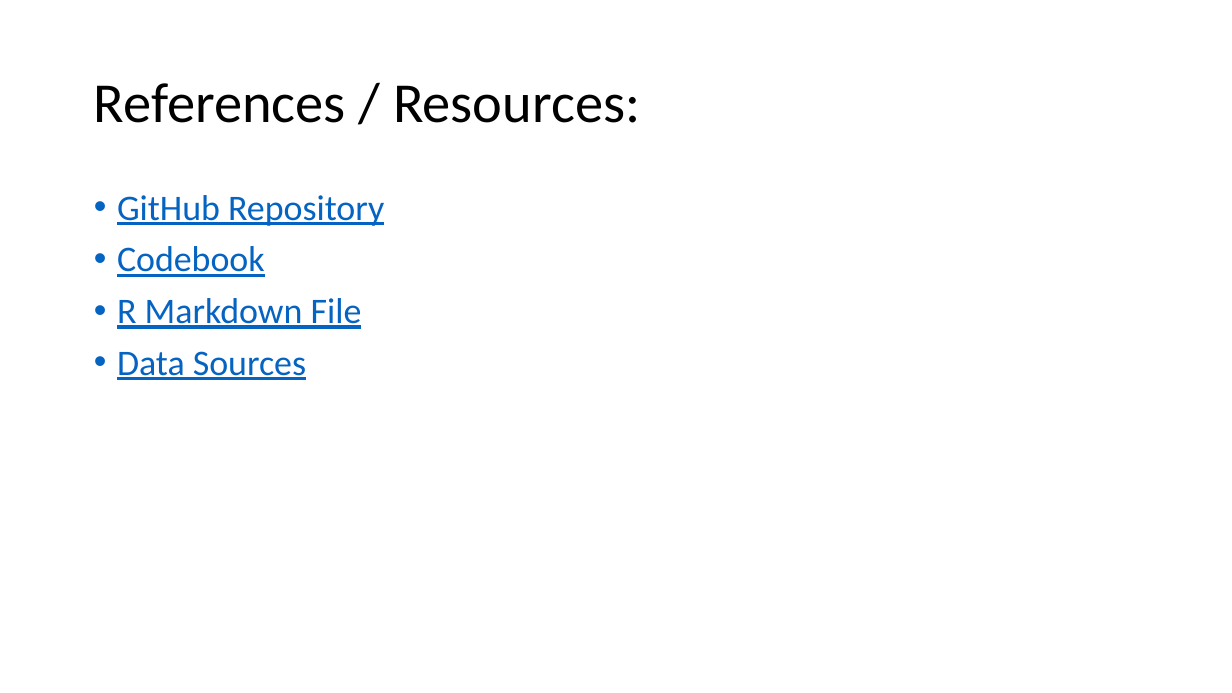
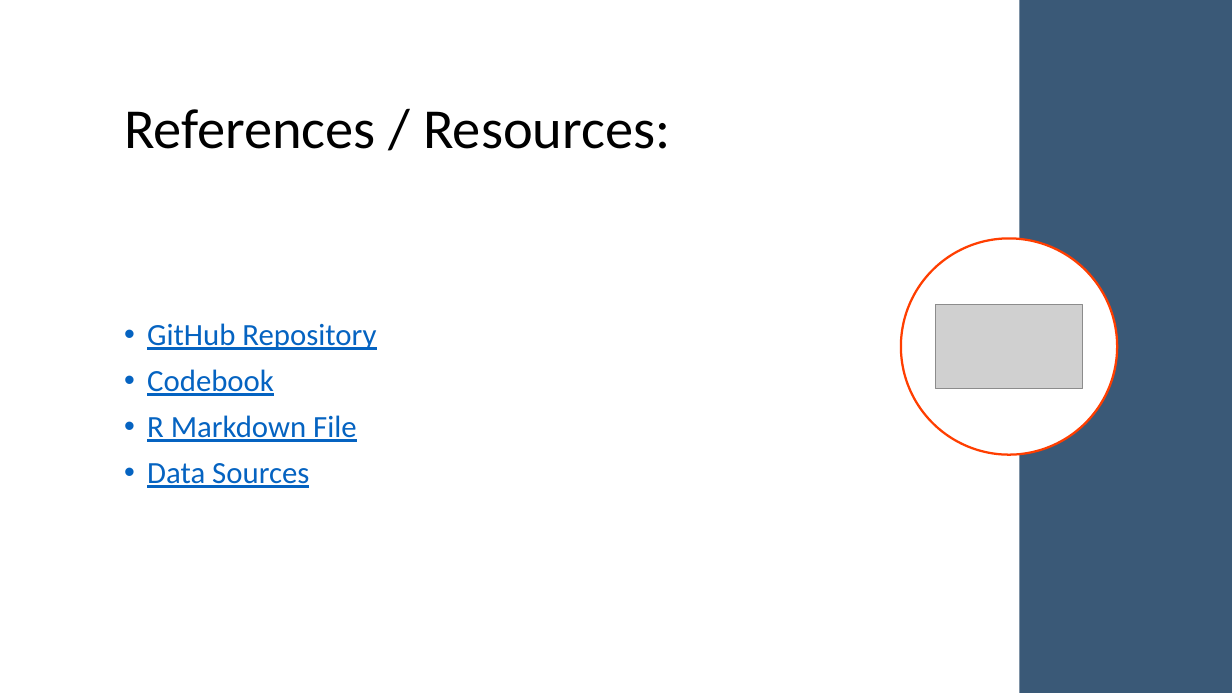
Before and after one commit to cwalenciak/dds_case_study_1, a slide deck: slide 10 of Presentation.pptx. Drawn at 1232x693 pixels with LibreOffice and Linux fonts; fonts in the diff are those of the drawing; grey boxes stand for pictures. Boxes give left, top, right and bottom in pixels: in the first picture for what was removed or moved away, otherwise in the second. Text is boxed around its words. In the diff, an @@ line names an element or a change of style, - is before the commit and + after.

```diff
--- a/Presentation.pptx
+++ b/Presentation.pptx
@@ rectangle added at <box>1019,0,1232,693</box>, fill #3A5977 @@
@@ title "References / Resources:": place and size @@
-title "References / Resources:" at <box>94,83,640,123</box>
+title "References / Resources:" at <box>124,109,670,149</box>
@@ text "GitHub Repository": place and size @@
-text "GitHub Repository" at <box>117,195,384,380</box>
+text "GitHub Repository" at <box>147,323,376,488</box>
@@ text "GitHub Repository" at <box>147,323,376,488</box>: size 28 to 24 pt; vertical alignment top to middle @@
@@ ellipse added at <box>901,238,1117,455</box>, fill #FFFFFF, outline #FF3E00 1.75 pt @@
@@ picture added at <box>935,304,1083,388</box> @@
```
Also in this commit, not shown: 2 other slides changed, 1 slide added, 1 slide removed, 1 other file.
